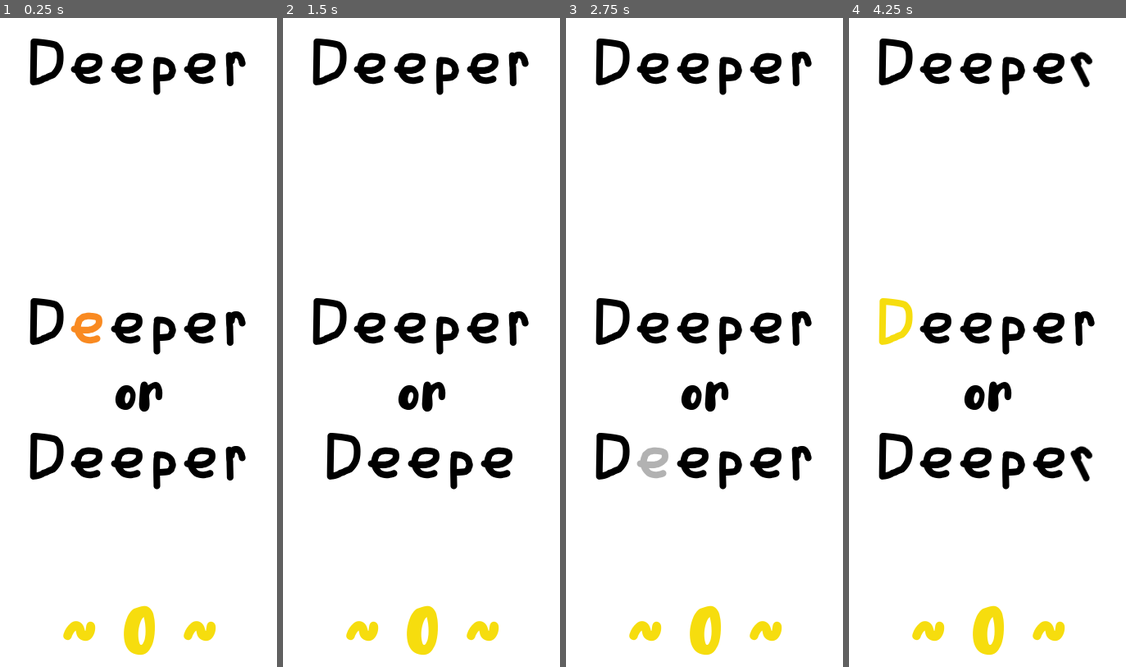
Above: before the commit, frames 1-4 (left to right).
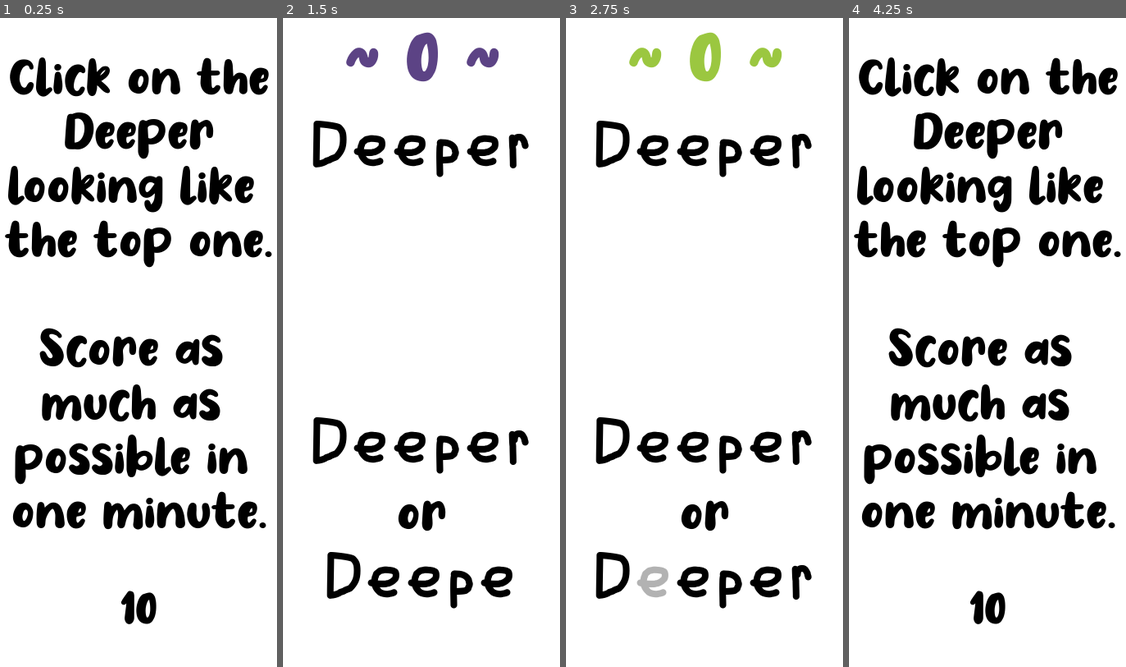
Above: after the commit, the same moments.

Repository: lucassardois/ld48
Game: Godot game, scene res://start.tscn
Two runs of this game, one before a commit and one after it. Both use one fixed random seed, a clock stepped at 60 frames per second and the inputs below. Before the commit the project starts from res://game.tscn.
Inputs (mouse positions are in pixels of both pictures, inside the frame that each line leads up to):
- Up to frame 1 (0.25 s): no input
- Up to frame 2 (1.5 s): tap Enter at 0.5 s; move the mouse to (421, 634) at 0.52 s; click (421, 634) at 0.67 s; tap R (debug_restart) at 1.25 s; move the mouse to (357, 381) at 1.27 s; click (357, 381) at 1.42 s
- Up to frame 3 (2.75 s): tap R (debug_restart) at 2 s; move the mouse to (737, 199) at 2.02 s; click (737, 199) at 2.17 s
- Up to frame 4 (4.25 s): tap R (debug_restart) at 2.75, 3.5, 4.15 s; move the mouse to (970, 478) at 2.77 s; click (970, 478) at 2.92 s; move the mouse to (1087, 446) at 3.52 s; click (1087, 446) at 3.67 s

The runs differ from the first frame. In frame 1, 22% of the frame differs, in the area x 1-99%, y 3-99%; in frame 2, 14%; in frame 3, 14%; in frame 4, 22%.

Commit message:
Compo ready

Diff:
--- a/game.gd
+++ b/game.gd
@@ -1,4 +1,4 @@
-extends MarginContainer
+extends Control
 
 onready var camera = $Camera2D
 onready var deeper_header = $VBoxContainer/MarginContainer/CenterContainer/Deeper
@@ -6,13 +6,16 @@
 onready var deeper2 = $VBoxContainer/MarginContainer2/CenterContainer/Deeper
 onready var or2 = $VBoxContainer/RichTextLabelOr2
 onready var deeper3 = $VBoxContainer/MarginContainer3/CenterContainer/Deeper
-onready var label_score = $VBoxContainer/RichTextLabelScore
+onready var label_score = $VBoxContainer/HBoxContainer/RichTextLabelScore
+onready var thanks = $VBoxContainer/RichTextLabelThanks
+onready var fade = $ColorRect
 
 var score = 0
 
 onready var deepers = [deeper1, deeper2]
 var correct_deeper = null
 var incorrect_deeper = null
+var lost = false
 
 var diffs = [
 	"letter",
@@ -27,6 +30,19 @@
 
 func _ready():
 	randomize()
+
+	var theme_color = random_color(false)
+
+#	fade.color = theme_color
+#	fade.visible = true
+#	var tween = Tween.new()
+#	add_child(tween)
+#	tween.interpolate_property(fade, "rect_position:y", null, 815,
+#			1, Tween.TRANS_SINE, Tween.EASE_OUT)
+#	tween.start()
+
+	label_score.set("custom_colors/default_color", theme_color)
+
 	next(true)
 
 
@@ -127,9 +143,7 @@
 
 func _input(event):
 	if event.is_action_pressed("debug_restart"):
-		var err = get_tree().reload_current_scene()
-		if err:
-			print("ERROR NUMBER " + err)
+		var _err = get_tree().change_scene("res://start.tscn")
 	if event.is_action_pressed("debug_quit"):
 		get_tree().quit()
 
@@ -147,7 +161,7 @@
 	return letters[randi() % letters.size()]
 
 
-func random_color():
+func random_color(black):
 	var colors = [
 		Color("#ff8bb8"),
 		Color("#dc3839"),
@@ -155,9 +169,12 @@
 		Color("#f7de0f"),
 		Color("#9cc841"),
 		Color("#019db6"),
-		Color("#5d4486"),
-		Color.black
+		Color("#5d4486")
 	]
+
+	if black:
+		colors.push_back(Color.black)
+
 	return colors[randi() % colors.size()]
 
 
@@ -216,9 +233,9 @@
 		"color":
 			var letter = deeper.random_letter().get_child(0)
 			var current_color = letter.get("custom_colors/font_color")
-			var color = random_color()
+			var color = random_color(true)
 			while current_color == color:
-				color = random_color()
+				color = random_color(true)
 			letter.add_color_override("font_color", color)
 		"font":
 			var letter = deeper.random_letter().get_child(0)
@@ -280,3 +297,20 @@
 		next(false)
 	else:
 		camera.start_shake(0.25, 4)
+		lose()
+
+
+func _on_Timer_timeout():
+	lose()
+
+
+func lose():
+	lost = true
+	deeper_header.visible = false
+	deeper1.get_parent().get_parent().visible = false
+	deeper2.get_parent().get_parent().visible = false
+	deeper3.get_parent().get_parent().visible = false
+	$VBoxContainer/RichTextLabelOr.visible = false
+	or2.visible = false
+	thanks.visible = true
+	$Timer.stop()
--- a/game.tscn
+++ b/game.tscn
@@ -4,6 +4,30 @@
 [ext_resource path="res://deeper.tscn" type="PackedScene" id=2]
 [ext_resource path="res://assets/No Virus.ttf" type="DynamicFontData" id=3]
 [ext_resource path="res://cemera.gd" type="Script" id=4]
+
+[sub_resource type="DynamicFont" id=4]
+size = 100
+use_mipmaps = true
+use_filter = true
+font_data = ExtResource( 3 )
+
+[sub_resource type="GDScript" id=3]
+script/source = "extends RichTextLabel
+
+var tween = null
+
+
+func _ready():
+	rect_pivot_offset = rect_size / 2
+	tween = Tween.new()
+	add_child(tween)
+
+
+func play_animation():
+	tween.interpolate_property(self, \"rect_scale\", Vector2(1.5, 1.5),
+			Vector2.ONE, 0.2, Tween.TRANS_SINE, Tween.EASE_OUT)
+	tween.start()
+"
 
 [sub_resource type="DynamicFont" id=2]
 size = 64
@@ -11,31 +35,7 @@
 use_filter = true
 font_data = ExtResource( 3 )
 
-[sub_resource type="DynamicFont" id=4]
-size = 100
-use_mipmaps = true
-use_filter = true
-font_data = ExtResource( 3 )
-
-[sub_resource type="GDScript" id=3]
-script/source = "extends RichTextLabel
-
-var tween = null
-
-
-func _ready():
-	rect_pivot_offset = rect_size / 2
-	tween = Tween.new()
-	add_child(tween)
-
-
-func play_animation():
-	tween.interpolate_property(self, \"rect_scale\", Vector2(1.5, 1.5),
-			Vector2.ONE, 0.2, Tween.TRANS_SINE, Tween.EASE_OUT)
-	tween.start()
-"
-
-[node name="MarginContainer" type="MarginContainer"]
+[node name="MarginContainer" type="Control"]
 margin_right = 400.0
 margin_bottom = 800.0
 mouse_filter = 1
@@ -47,16 +47,39 @@
 [node name="VBoxContainer" type="VBoxContainer" parent="."]
 margin_right = 400.0
 margin_bottom = 800.0
+__meta__ = {
+"_edit_use_anchors_": false
+}
+
+[node name="HBoxContainer" type="HBoxContainer" parent="VBoxContainer"]
+margin_right = 400.0
+margin_bottom = 121.0
+size_flags_horizontal = 3
+size_flags_vertical = 3
+
+[node name="RichTextLabelScore" type="RichTextLabel" parent="VBoxContainer/HBoxContainer"]
+margin_right = 400.0
+margin_bottom = 121.0
+size_flags_horizontal = 3
+custom_fonts/normal_font = SubResource( 4 )
+custom_colors/default_color = Color( 0.968627, 0.870588, 0.0588235, 1 )
+bbcode_enabled = true
+bbcode_text = "[center]~ 0 ~[/center]"
+text = "~ 0 ~"
+fit_content_height = true
+script = SubResource( 3 )
+__meta__ = {
+"_edit_use_anchors_": false
+}
 
 [node name="MarginContainer" type="MarginContainer" parent="VBoxContainer"]
-margin_right = 400.0
-margin_bottom = 105.0
-custom_constants/margin_top = 25
+margin_top = 125.0
+margin_right = 400.0
+margin_bottom = 205.0
 
 [node name="CenterContainer" type="CenterContainer" parent="VBoxContainer/MarginContainer"]
-margin_top = 25.0
-margin_right = 400.0
-margin_bottom = 105.0
+margin_right = 400.0
+margin_bottom = 80.0
 
 [node name="Deeper" parent="VBoxContainer/MarginContainer/CenterContainer" instance=ExtResource( 2 )]
 anchor_right = 0.0
@@ -64,10 +87,35 @@
 margin_right = 335.0
 margin_bottom = 80.0
 
+[node name="RichTextLabelThanks" type="RichTextLabel" parent="VBoxContainer"]
+visible = false
+margin_top = 190.0
+margin_right = 400.0
+margin_bottom = 454.0
+custom_fonts/normal_font = SubResource( 2 )
+custom_colors/default_color = Color( 0, 0, 0, 1 )
+bbcode_enabled = true
+bbcode_text = "[center]Game Over!
+
+Thanks for playing :)
+
+Press \"r\" to restart.
+[/center]"
+text = "Game Over!
+
+Thanks for playing :)
+
+Press \"r\" to restart.
+"
+fit_content_height = true
+__meta__ = {
+"_edit_use_anchors_": false
+}
+
 [node name="Control1" type="Control" parent="VBoxContainer"]
-margin_top = 109.0
-margin_right = 400.0
-margin_bottom = 307.0
+margin_top = 209.0
+margin_right = 400.0
+margin_bottom = 452.0
 size_flags_horizontal = 3
 size_flags_vertical = 3
 size_flags_stretch_ratio = 2.0
@@ -76,9 +124,9 @@
 }
 
 [node name="MarginContainer1" type="MarginContainer" parent="VBoxContainer"]
-margin_top = 311.0
-margin_right = 400.0
-margin_bottom = 426.0
+margin_top = 456.0
+margin_right = 400.0
+margin_bottom = 571.0
 custom_constants/margin_top = 25
 
 [node name="CenterContainer" type="CenterContainer" parent="VBoxContainer/MarginContainer1"]
@@ -96,9 +144,9 @@
 margin_bottom = 85.0
 
 [node name="RichTextLabelOr" type="RichTextLabel" parent="VBoxContainer"]
-margin_top = 430.0
-margin_right = 400.0
-margin_bottom = 496.0
+margin_top = 575.0
+margin_right = 400.0
+margin_bottom = 641.0
 custom_fonts/normal_font = SubResource( 2 )
 custom_colors/default_color = Color( 0, 0, 0, 1 )
 bbcode_enabled = true
@@ -110,9 +158,9 @@
 }
 
 [node name="MarginContainer2" type="MarginContainer" parent="VBoxContainer"]
-margin_top = 500.0
-margin_right = 400.0
-margin_bottom = 590.0
+margin_top = 645.0
+margin_right = 400.0
+margin_bottom = 735.0
 
 [node name="CenterContainer" type="CenterContainer" parent="VBoxContainer/MarginContainer2"]
 margin_right = 400.0
@@ -129,9 +177,9 @@
 
 [node name="RichTextLabelOr2" type="RichTextLabel" parent="VBoxContainer"]
 visible = false
-margin_top = 528.0
-margin_right = 400.0
-margin_bottom = 594.0
+margin_top = 604.0
+margin_right = 400.0
+margin_bottom = 670.0
 custom_fonts/normal_font = SubResource( 2 )
 custom_colors/default_color = Color( 0, 0, 0, 1 )
 bbcode_enabled = true
@@ -144,9 +192,9 @@
 
 [node name="MarginContainer3" type="MarginContainer" parent="VBoxContainer"]
 visible = false
-margin_top = 551.0
-margin_right = 400.0
-margin_bottom = 641.0
+margin_top = 660.0
+margin_right = 400.0
+margin_bottom = 750.0
 
 [node name="CenterContainer" type="CenterContainer" parent="VBoxContainer/MarginContainer3"]
 margin_right = 400.0
@@ -162,35 +210,33 @@
 margin_bottom = 85.0
 
 [node name="Control2" type="Control" parent="VBoxContainer"]
-margin_top = 594.0
-margin_right = 400.0
-margin_bottom = 694.0
+margin_top = 739.0
+margin_right = 400.0
+margin_bottom = 800.0
 size_flags_horizontal = 3
 size_flags_vertical = 3
-__meta__ = {
-"_edit_use_anchors_": false
-}
-
-[node name="RichTextLabelScore" type="RichTextLabel" parent="VBoxContainer"]
-margin_top = 698.0
-margin_right = 400.0
-margin_bottom = 800.0
-custom_fonts/normal_font = SubResource( 4 )
-custom_colors/default_color = Color( 0.968627, 0.870588, 0.0588235, 1 )
-bbcode_enabled = true
-bbcode_text = "[center]~ 0 ~[/center]"
-text = "~ 0 ~"
-fit_content_height = true
-script = SubResource( 3 )
-__meta__ = {
-"_edit_use_anchors_": false
-}
+size_flags_stretch_ratio = 0.5
+__meta__ = {
+"_edit_use_anchors_": false
+}
+
+[node name="ColorRect" type="ColorRect" parent="."]
+visible = false
+margin_right = 400.0
+margin_bottom = 800.0
+color = Color( 0.968627, 0.870588, 0.0588235, 1 )
 
 [node name="Camera2D" type="Camera2D" parent="."]
 offset = Vector2( 200, 400 )
 current = true
 script = ExtResource( 4 )
 
+[node name="Timer" type="Timer" parent="."]
+wait_time = 60.0
+one_shot = true
+autostart = true
+
 [connection signal="gui_input" from="VBoxContainer/MarginContainer1/CenterContainer" to="." method="_on_deeper1_gui_input"]
 [connection signal="gui_input" from="VBoxContainer/MarginContainer2/CenterContainer" to="." method="_on_deeper2_gui_input"]
 [connection signal="gui_input" from="VBoxContainer/MarginContainer3/CenterContainer" to="." method="_on_deeper3_gui_input"]
+[connection signal="timeout" from="Timer" to="." method="_on_Timer_timeout"]
--- a/project.godot
+++ b/project.godot
@@ -11,7 +11,9 @@
 [application]
 
 config/name="dislexic"
-run/main_scene="res://game.tscn"
+run/main_scene="res://start.tscn"
+boot_splash/image="res://assets/splashscreen.png"
+boot_splash/bg_color=Color( 1, 1, 1, 1 )
 config/icon="res://icon.png"
 
 [display]
--- /dev/null
+++ b/start.tscn
@@ -0,0 +1,111 @@
+[gd_scene load_steps=4 format=2]
+
+[ext_resource path="res://assets/No Virus.ttf" type="DynamicFontData" id=1]
+
+[sub_resource type="GDScript" id=2]
+script/source = "extends VBoxContainer
+
+onready var label_timer = $RichTextLabelTimer
+
+var timer = 10
+
+
+func _on_Timer_timeout():
+	timer = timer - 1
+
+	label_timer.clear()
+	label_timer.push_align(RichTextLabel.ALIGN_CENTER)
+	label_timer.add_text(String(timer))
+
+	if timer <= 0:
+		var _err = get_tree().change_scene(\"res://game.tscn\")
+
+
+func _on_Control_gui_input(event):
+	if event is InputEventMouseButton:
+		if event.pressed:
+			var _err = get_tree().change_scene(\"res://game.tscn\")
+"
+
+[sub_resource type="DynamicFont" id=1]
+size = 64
+use_mipmaps = true
+use_filter = true
+font_data = ExtResource( 1 )
+
+[node name="Control" type="VBoxContainer"]
+anchor_right = 1.0
+anchor_bottom = 1.0
+script = SubResource( 2 )
+__meta__ = {
+"_edit_use_anchors_": false
+}
+
+[node name="Control" type="Control" parent="."]
+margin_right = 400.0
+margin_bottom = 41.0
+mouse_filter = 1
+size_flags_horizontal = 3
+size_flags_vertical = 3
+
+[node name="RichTextLabelTuto" type="RichTextLabel" parent="."]
+margin_top = 45.0
+margin_right = 400.0
+margin_bottom = 639.0
+mouse_filter = 1
+custom_fonts/normal_font = SubResource( 1 )
+custom_colors/default_color = Color( 0, 0, 0, 1 )
+bbcode_enabled = true
+bbcode_text = "[center]Click on the
+Deeper
+looking like the top one.
+
+Score as much as possible in one minute.[/center]"
+text = "Click on the
+Deeper
+looking like the top one.
+
+Score as much as possible in one minute."
+fit_content_height = true
+scroll_active = false
+__meta__ = {
+"_edit_use_anchors_": false
+}
+
+[node name="Control2" type="Control" parent="."]
+margin_top = 643.0
+margin_right = 400.0
+margin_bottom = 684.0
+mouse_filter = 1
+size_flags_horizontal = 3
+size_flags_vertical = 3
+
+[node name="RichTextLabelTimer" type="RichTextLabel" parent="."]
+margin_top = 688.0
+margin_right = 400.0
+margin_bottom = 754.0
+mouse_filter = 1
+custom_fonts/normal_font = SubResource( 1 )
+custom_colors/default_color = Color( 0, 0, 0, 1 )
+bbcode_enabled = true
+bbcode_text = "[center]10[/center]"
+text = "10"
+fit_content_height = true
+scroll_active = false
+__meta__ = {
+"_edit_use_anchors_": false
+}
+
+[node name="Control3" type="Control" parent="."]
+margin_top = 758.0
+margin_right = 400.0
+margin_bottom = 800.0
+mouse_filter = 1
+size_flags_horizontal = 3
+size_flags_vertical = 3
+
+[node name="Timer" type="Timer" parent="."]
+autostart = true
+
+[connection signal="gui_input" from="." to="." method="_on_Control_gui_input"]
+[connection signal="timeout" from="Timer" to="." method="_on_Timer_timeout"]
Binary file added: assets/splashscreen.png
Not shown, added: assets/splashscreen.png.import
